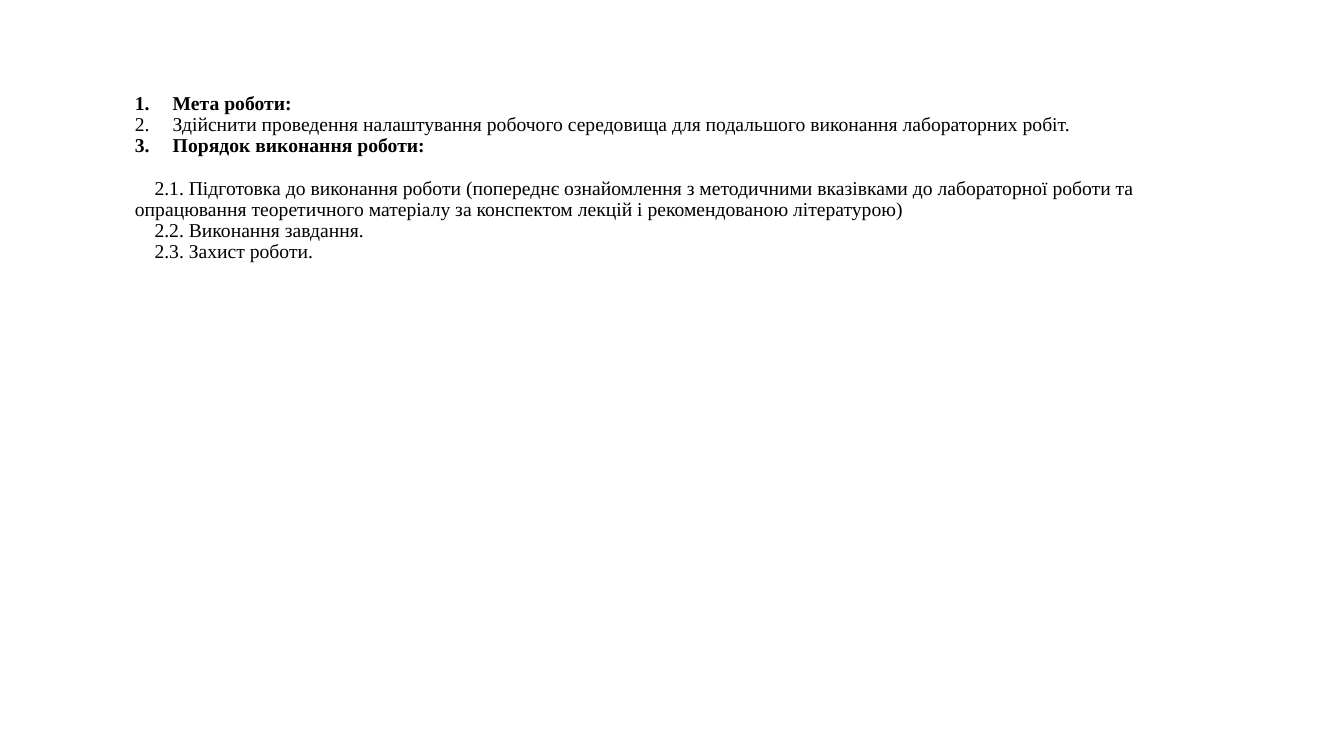
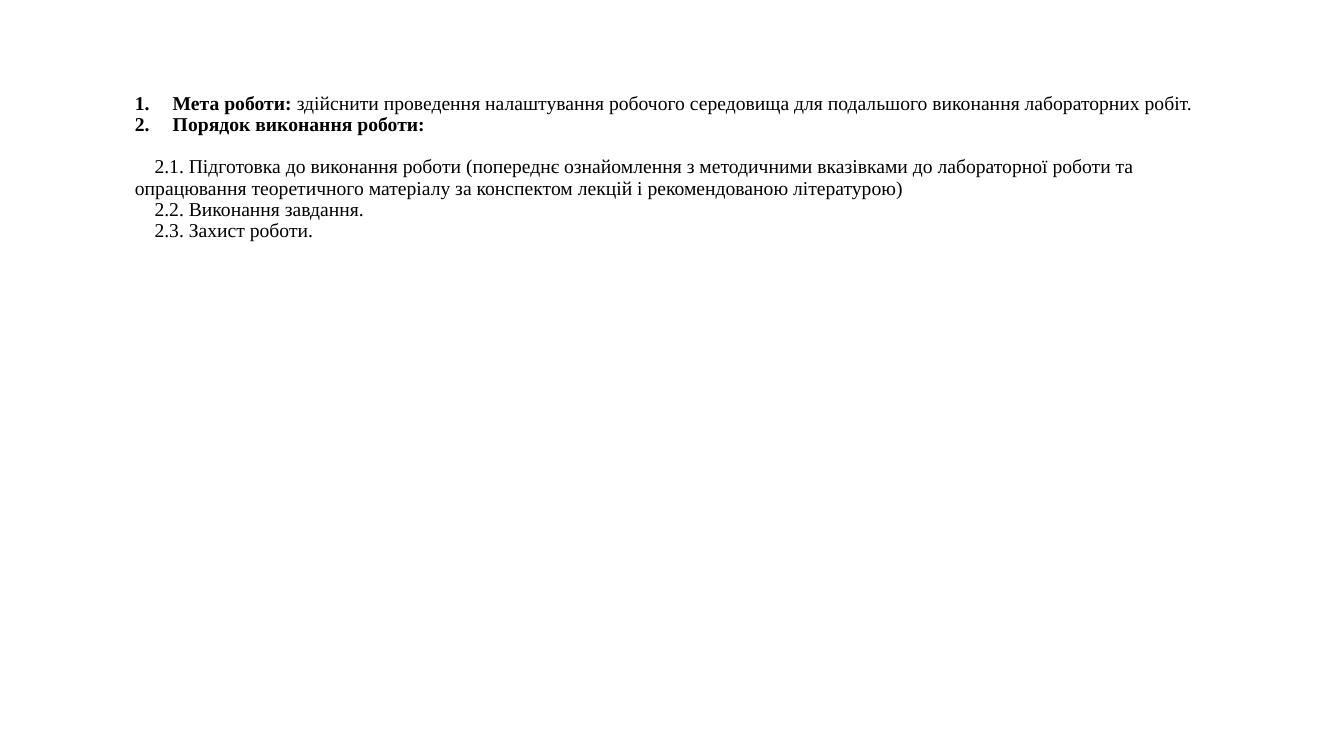
Before and after one commit to AlexBoiko412/auto-testing-lab1, a slide deck: slide 2 of Лабораторна_1.pptx. Drawn at 1344x756 pixels with LibreOffice and Linux fonts; fonts in the diff are those of the drawing. Boxes give left, top, right and bottom in pixels: in the first picture for what was removed or moved away, otherwise in the second. Text is boxed around its words. In the diff, an @@ line names an element or a change of style, - is before the commit and + after.

```diff
--- a/Лабораторна_1.pptx
+++ b/Лабораторна_1.pptx
@@ text at [173,96,1192,115]: text changed @@
-1. Мета роботи:
-2. Здійснити проведення налаштування робочого середовища для подальшого виконання лабораторних робіт.
+1. Мета роботи: здійснити проведення налаштування робочого середовища для подальшого виконання лабораторних робіт.
```
Also in this commit, not shown: 1 other slide changed, 1 slide added, 1 slide removed.
